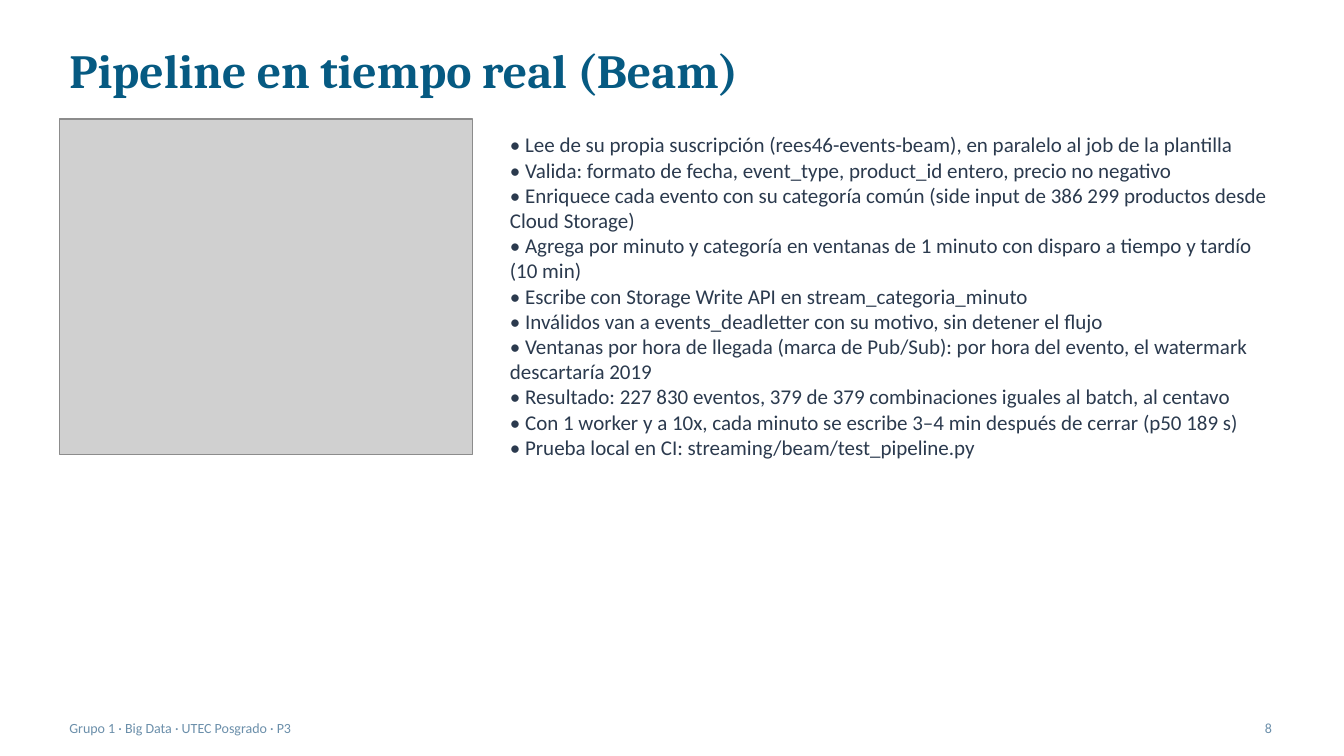
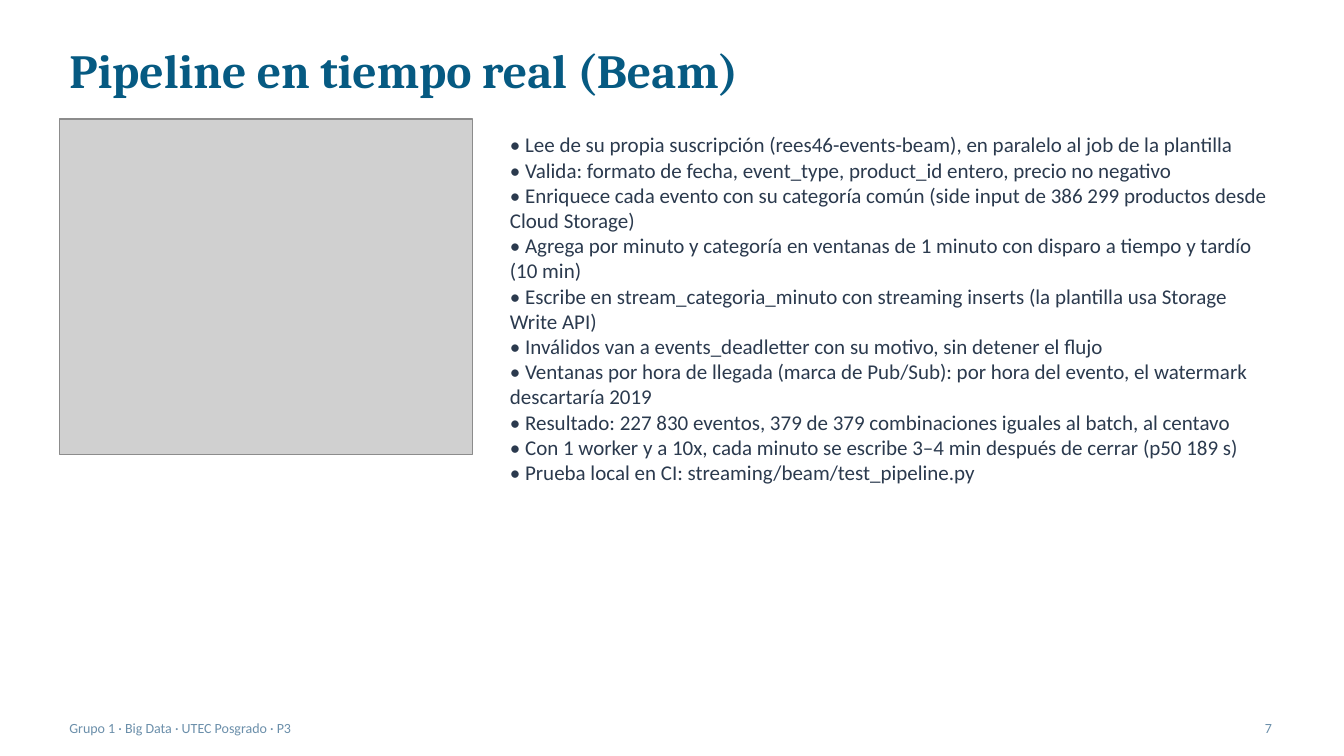
Before and after one commit to RVargasC22/bigdata-g1-ecommerce-gcp, a slide deck: slide 7 of docs/p3/Sustentacion_P3.pptx (slide 8 before the commit). Drawn at 1344x756 pixels with LibreOffice and Linux fonts; fonts in the diff are those of the drawing; grey boxes stand for pictures. Boxes give left, top, right and bottom in pixels: in the first picture for what was removed or moved away, otherwise in the second. Text is boxed around its words. In the diff, an @@ line names an element or a change of style, - is before the commit and + after.

Commit message:
docs(p3): diapositivas de despliegue (Terraform/CI) y casos borde; deck ajustado a 15 min
Responde las dos observaciones de la P2: mapa de los pasos del Anexo C a Terraform y CI, y duplicados del replay con su conciliación y la evolución del streaming. Las diapositivas de situación, dependencias, supuestos y resultados pasan a respaldo. Corrige el método de escritura del Beam (streaming inserts).

```diff
--- a/docs/p3/Sustentacion_P3.pptx
+++ b/docs/p3/Sustentacion_P3.pptx
@@ text at <box>510,289,1227,332</box>: text changed @@
-• Escribe con Storage Write API en stream_categoria_minuto
+• Escribe en stream_categoria_minuto con streaming inserts (la plantilla usa Storage Write API)
@@ text at <box>1265,724,1272,733</box>: text changed @@
-8
+7
```
Also in this commit, not shown: 11 other slides changed, 3 slides added, 1 other file.
